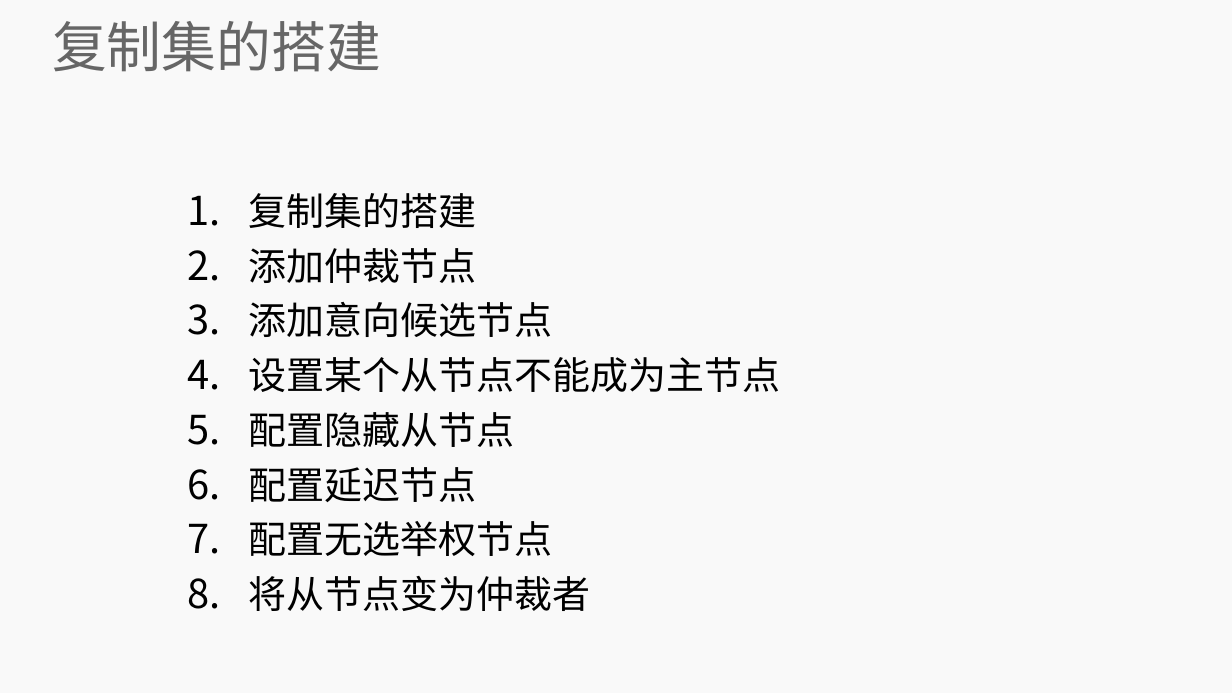
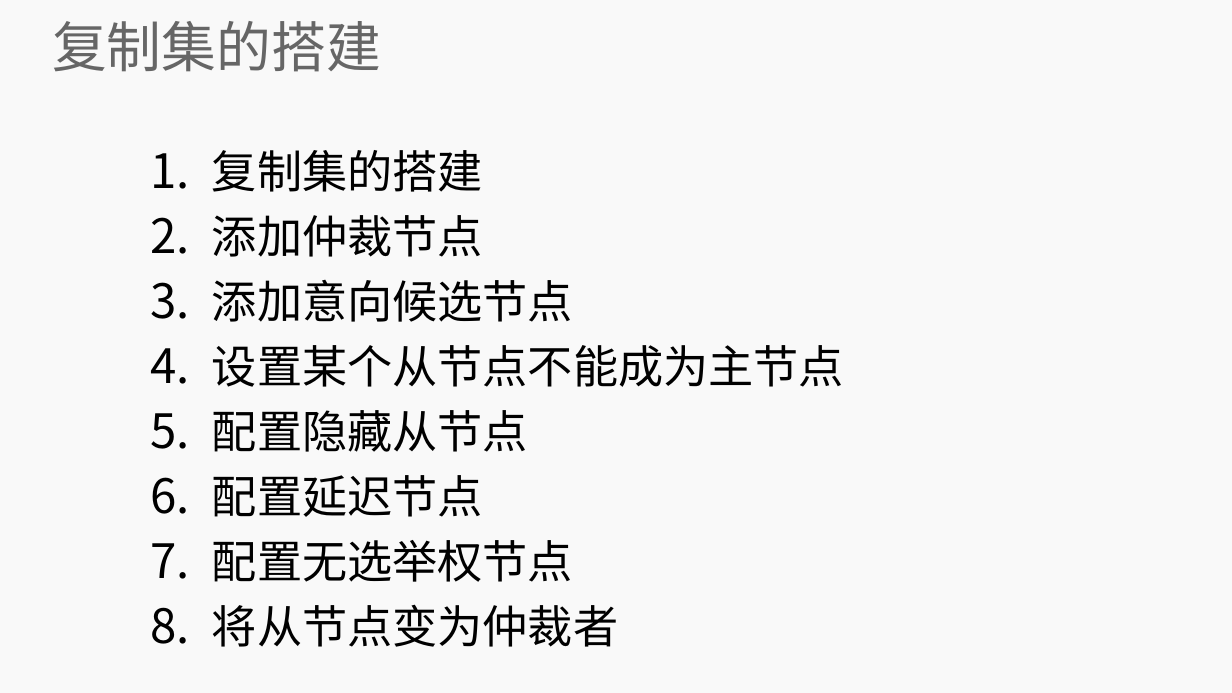
Before and after one commit to lihuanzhen2016/no-sql, a slide deck: slide 12 of PPT/12 MongoDB 复制集.pptx. Drawn at 1232x693 pixels with LibreOffice and Linux fonts; fonts in the diff are those of the drawing; background and template pictures are left out. Boxes give left, top, right and bottom in pixels: in the first picture for what was removed or moved away, otherwise in the second. Text is boxed around its words. In the diff, an @@ line names an element or a change of style, - is before the commit and + after.

```diff
--- a/PPT/12 MongoDB 复制集.pptx
+++ b/PPT/12 MongoDB 复制集.pptx
@@ subtitle "复制集的搭建": place and size @@
-subtitle "复制集的搭建" at box(249, 193, 781, 611)
+subtitle "复制集的搭建" at box(212, 150, 844, 647)
@@ subtitle "复制集的搭建" at box(212, 150, 844, 647): size 22.2 to 26.4 pt @@
```
Also in this commit, not shown: 7 other slides changed, 2 slides removed.
